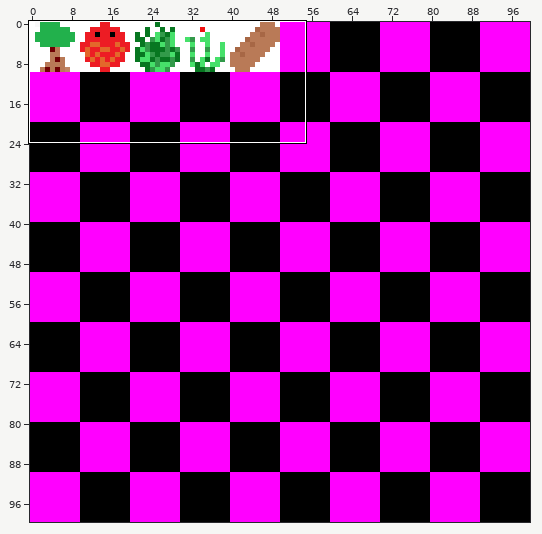
File history of a sprite sheet, spritesheets/Entities.png. The picture above shows the old version from afar; the outline marks the close-up.
Close-up. Before the edit:
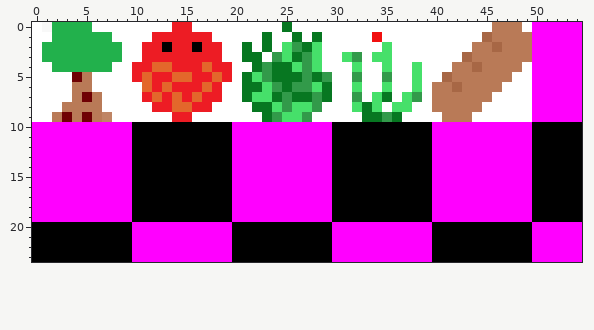
The file is 100x100 pixels. Colours within 5 levels of each other are drawn and written as one. Shown: x 0..54, y 0..23.
After the commit:
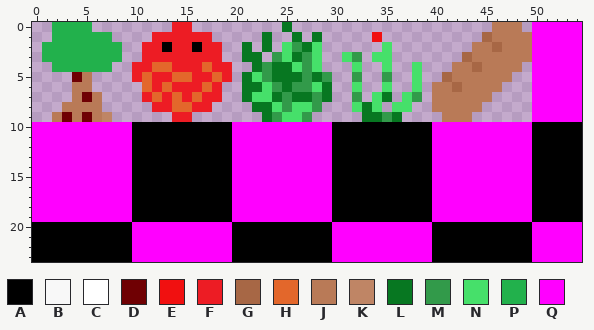
Palette (. is transparent): A #000000  B #f8f8f8  C #ffffff  D #6f0003  E #f11010  F #ed1c24  G #a76745  H #e3672b  J #b97a57  K #bf8565  L #077721  M #329a4a  N #46e06a  P #22b14c  Q #ff00ff
Edits made:
The author cleared colour B in row 0 at x 1.
The author cleared colour C in row 0 at x 0, 6 to 13, 16 to 24, 26 to 45 and 49; in row 1 at x 0 to 1, 8 to 11, 18 to 22, 24 to 25, 27, 29 to 33 and 35 to 44; in row 2 at x 0, 9 to 10, 19 to 20, 22, 24, 29 to 34 and 36 to 43; in row 3 at x 0, 9 to 10, 19 to 20, 23, 29 to 30, 33 and 36 to 42; in row 4 at x 0 to 1, 8 to 9, 20 to 21, 29 to 31, 33 to 34, 36 to 37, 39 to 41 and 49; in row 5 at x 0 to 3, 6 to 9, 20, 30 to 31, 33 to 34, 36 to 37, 39 to 40 and 48 to 49.
The author cleared colour C in row 6 at x 0 to 3, 6 to 10, 19 to 20, 30 to 31, 33 to 34, 36 to 37, 39 and 47 to 49; in row 7 at x 0 to 3, 7 to 10, 19 to 20, 30 to 31, 33, 36, 39 and 46 to 49; in row 8 at x 0 to 2, 7 to 11, 18 to 21, 29 to 31, 35, 38 to 39 and 45 to 49; in row 9 at x 0 to 1, 8 to 13, 16 to 22, 28 to 32, 37 to 40 and 44 to 49.
